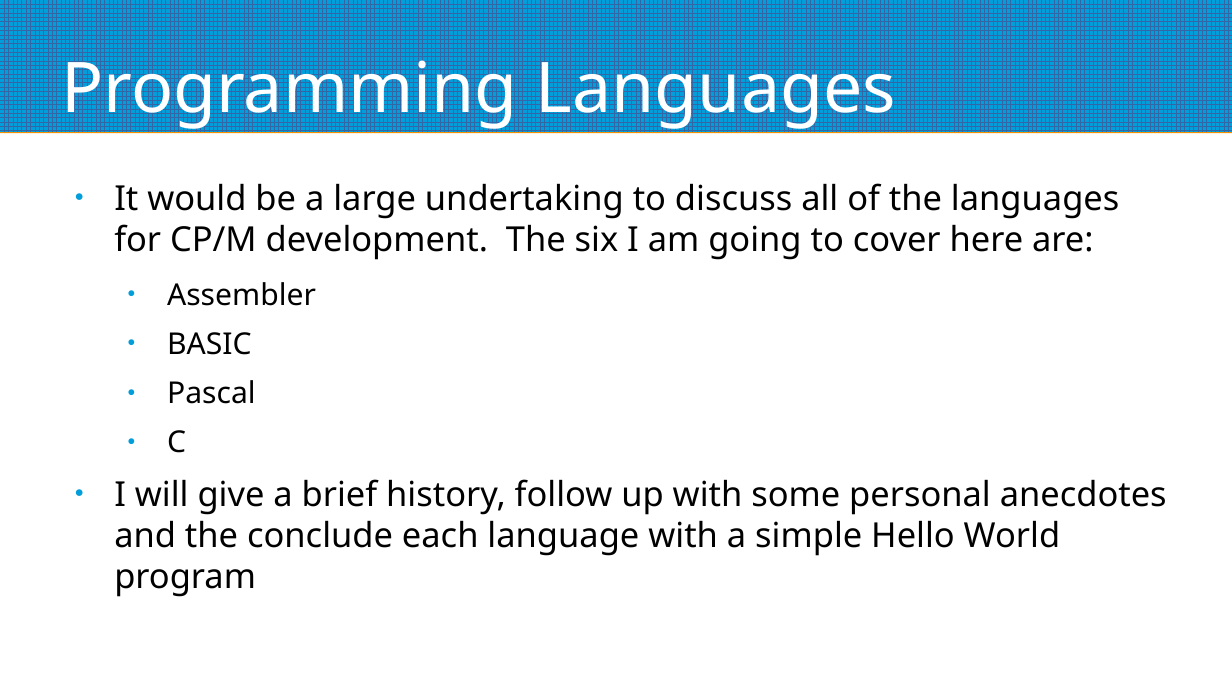
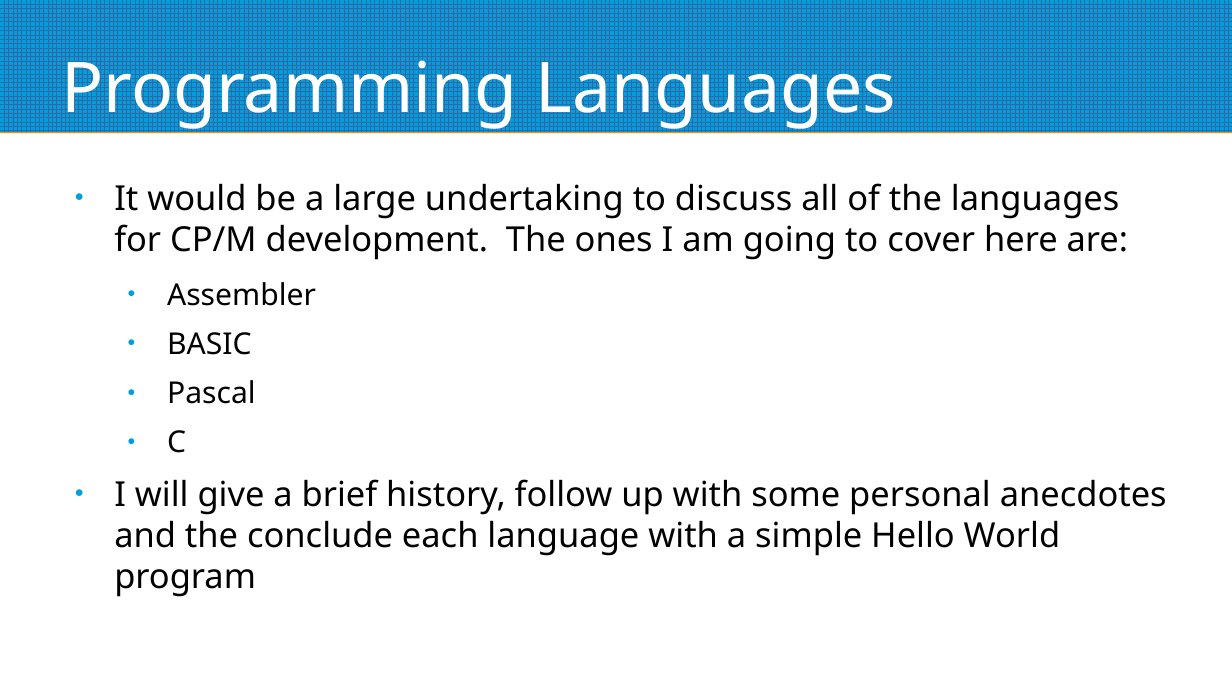
Before and after one commit to mggates39/Programming-With-CPM, a slide deck: slide 34 of CPM_Programming_Slides.odp. Drawn at 1232x693 pixels with LibreOffice and Linux fonts; fonts in the diff are those of the drawing. Boxes give left, top, right and bottom in pixels: in the first picture for what was removed or moved away, otherwise in the second. Text is boxed around its words. In the diff, an @@ line names an element or a change of style, - is before the commit and + after.

```diff
--- a/CPM_Programming_Slides.odp
+++ b/CPM_Programming_Slides.odp
@@ text at (114, 183, 1128, 260): text changed @@
-● It would be a large undertaking to discuss all of the languages for CP/M development. The six I am going to cover here are:
+● It would be a large undertaking to discuss all of the languages for CP/M development. The ones I am going to cover here are:
```
Also in this commit, not shown: 1 other slide changed.
